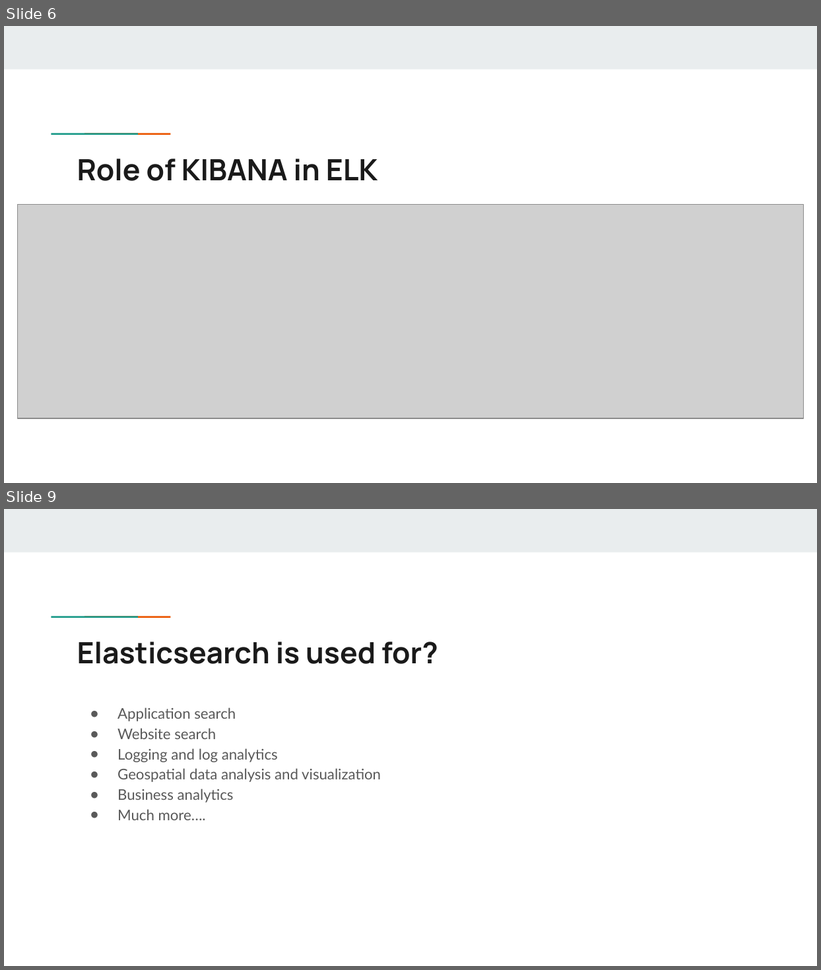
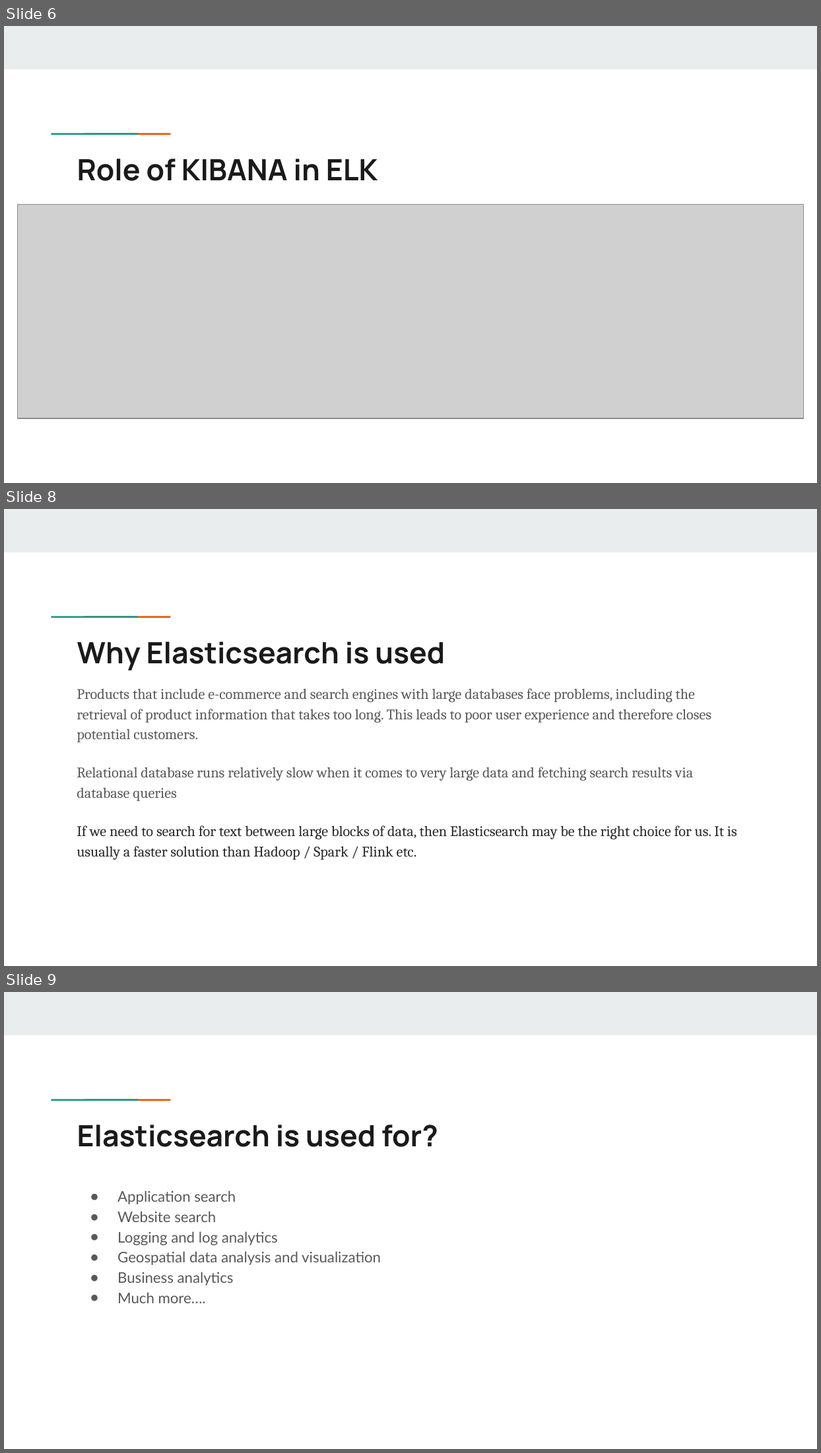
Before and after one commit to muhammedsaidkaya/notes--elk-stack, a slide deck: ELK STACK Sunum.pptx. Shown one above the other, each under a label of ours: slides 6 and 9 before the commit, slides 6, 8 and 9 after it; the slides between them are not shown. The pictures are 821x970 and 821x1453 pixels, drawn with LibreOffice and Linux fonts; fonts in the diff are those of the drawing; grey boxes stand for pictures. Boxes give left, top, right and bottom in pixels: in the first picture for what was removed or moved away, otherwise in the second. Text is boxed around its words. In the diff, an @@ line names an element or a change of style, - is before the commit and + after.

```diff
--- a/ELK STACK Sunum.pptx
+++ b/ELK STACK Sunum.pptx
@@ slide 8 added at <box>4,509,817,966</box>, background #FFFFFF; not listed: 3 template elements that a slide beside it also shows @@
@@ title added at <box>77,642,445,671</box>, 26 pt, text #1A1A1A, bold @@
+Why Elasticsearch is used
@@ text added at <box>77,689,737,860</box>, 13 pt, text #595959 @@
+Products that include e-commerce and search engines with large databases face problems, including the retrieval of product information that takes too long. This leads to poor user experience and therefore closes potential customers.
+Relational database runs relatively slow when it comes to very large data and fetching search results via database queries
+If we need to search for text between large blocks of data, then Elasticsearch may be the right choice for us. It is usually a faster solution than Hadoop / Spark / Flink etc.
```
Also in this commit, not shown: 1 slide changed, 1 other slide added, 2 slides removed, 1 other file.
